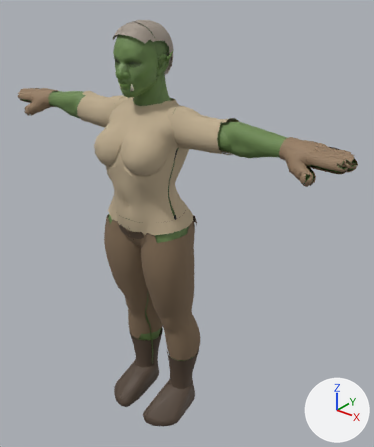
The glTF model game/models/own/races/орк-жінка.gltf as it was, and as the next commit left it.
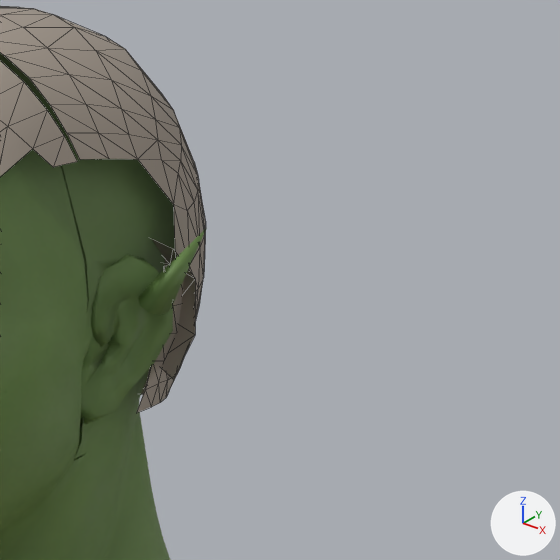
Old and new are each drawn whole from a 50 mm camera at (1.385, -1.456, 1.948) aimed at (0.104, 0.145, 0.955) and again close up on the part from 39% to 59% of the width and 4% to 21% of the height. Arrows for +X, +Y and +Z are at lower right; the lights stay in place. The first two pictures are the older version. The close-ups show mesh edges as thin lines.

The first close-up shows 'Superhero_Female', 'Одяг-Шолом'.
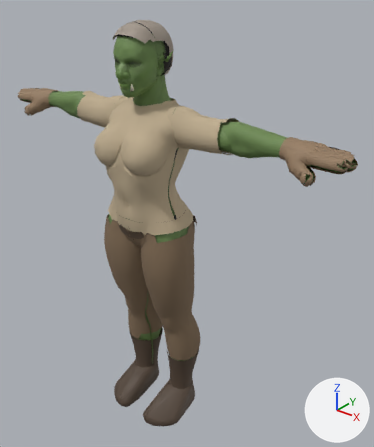
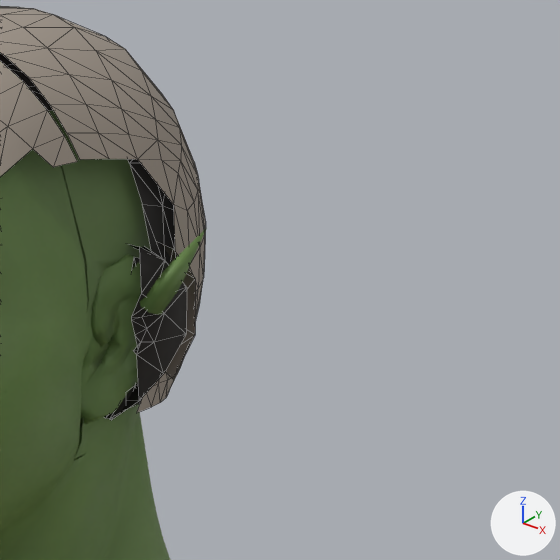
Location of each change, (x1, y1, x2, y2) in pixels of the close-ups (560 x 560 px):
'Волосся', added
    after: (0, 53, 187, 420)

What changed in the scene script:
```text
Add img_волосся_чорне:
    img_волосся_чорне = load_image('волосся-чорне', 'волосся-чорне.png', 512, 512, 'sRGB')
Add mat_волосся:
    mat_волосся = bpy.data.materials.new('Волосся')
    # uses the picture img_волосся_чорне
Add me_superhero_female_007:
    me_superhero_female_007.from_pydata(...)  # 369 vertices, 594 faces; spans x -0.105..0.105, y -0.088..0.132, z 1.596..1.786
    me_superhero_female_007.materials.append(mat_волосся)
Add ob_волосся:
    ob_волосся = bpy.data.objects.new('Волосся', me_superhero_female_007)
    ob_волосся.location = (0.0, 0.0, 0.0)
```
